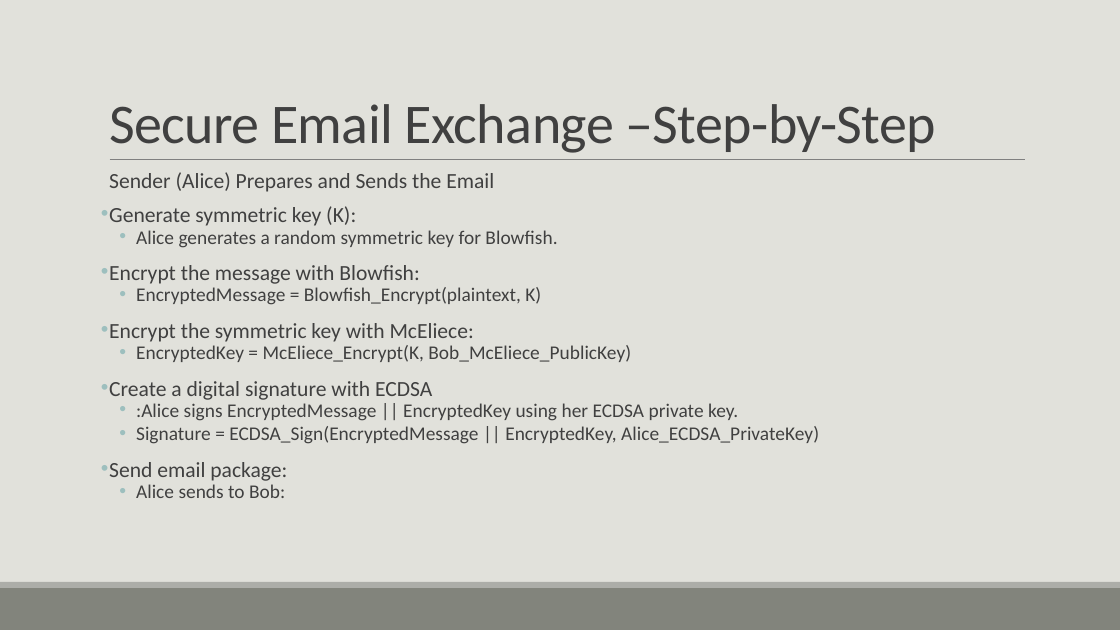
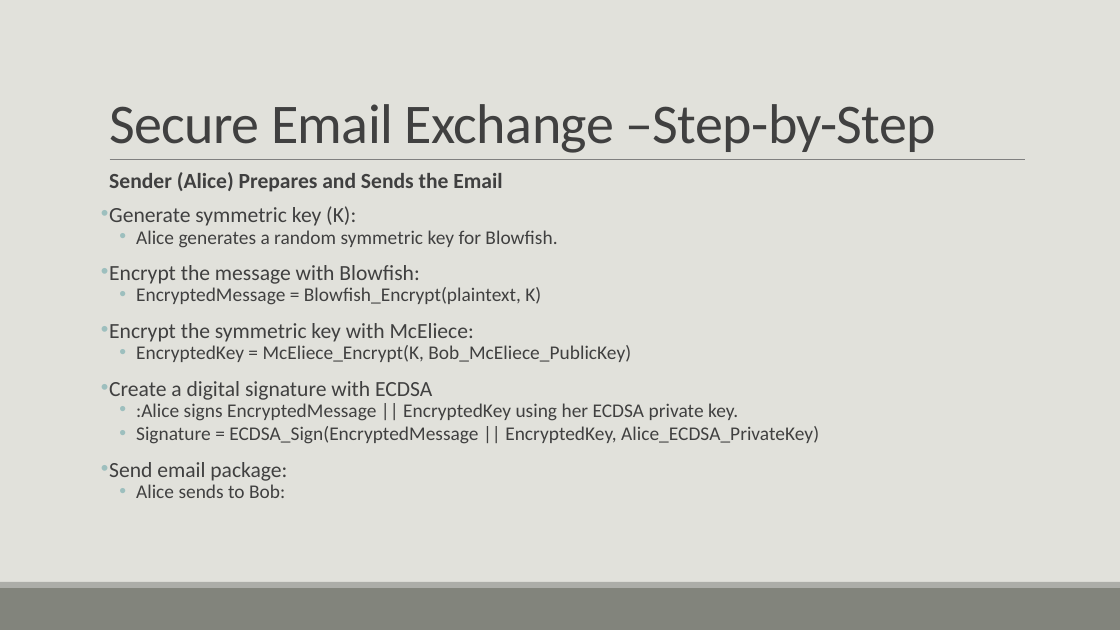
Before and after one commit to ShlomiFridman/CryptoProject2025, a slide deck: slide 4 of example.pptx. Drawn at 1120x630 pixels with LibreOffice and Linux fonts; fonts in the diff are those of the drawing. Boxes give left, top, right and bottom in pixels: in the first picture for what was removed or moved away, otherwise in the second. Text is boxed around its words. In the diff, an @@ line names an element or a change of style, - is before the commit and + after.

```diff
--- a/example.pptx
+++ b/example.pptx
@@ text at (x1=109, y1=172, x2=502, y2=192): bold on in "Sender (Alice) Prepares and Sends the Email" @@
```
Also in this commit, not shown: 1 other slide changed, 1 slide removed, 1 other file.
